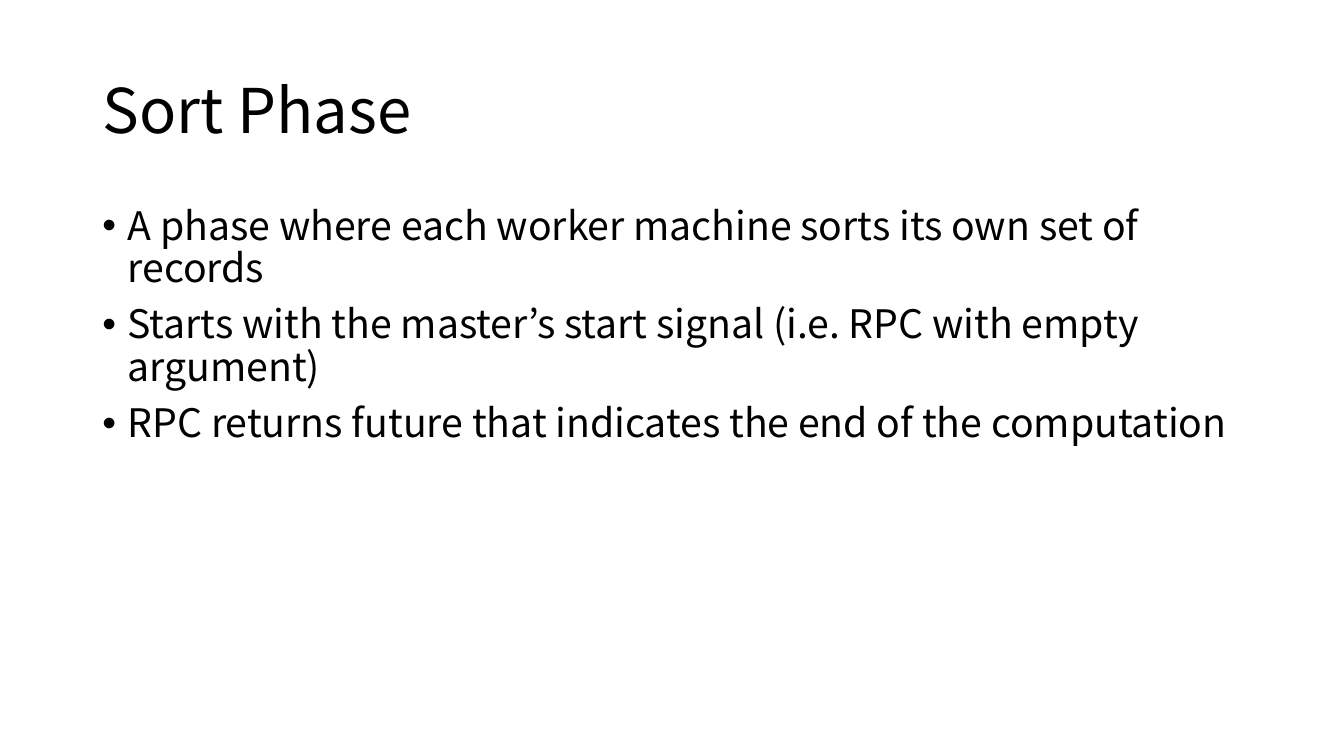
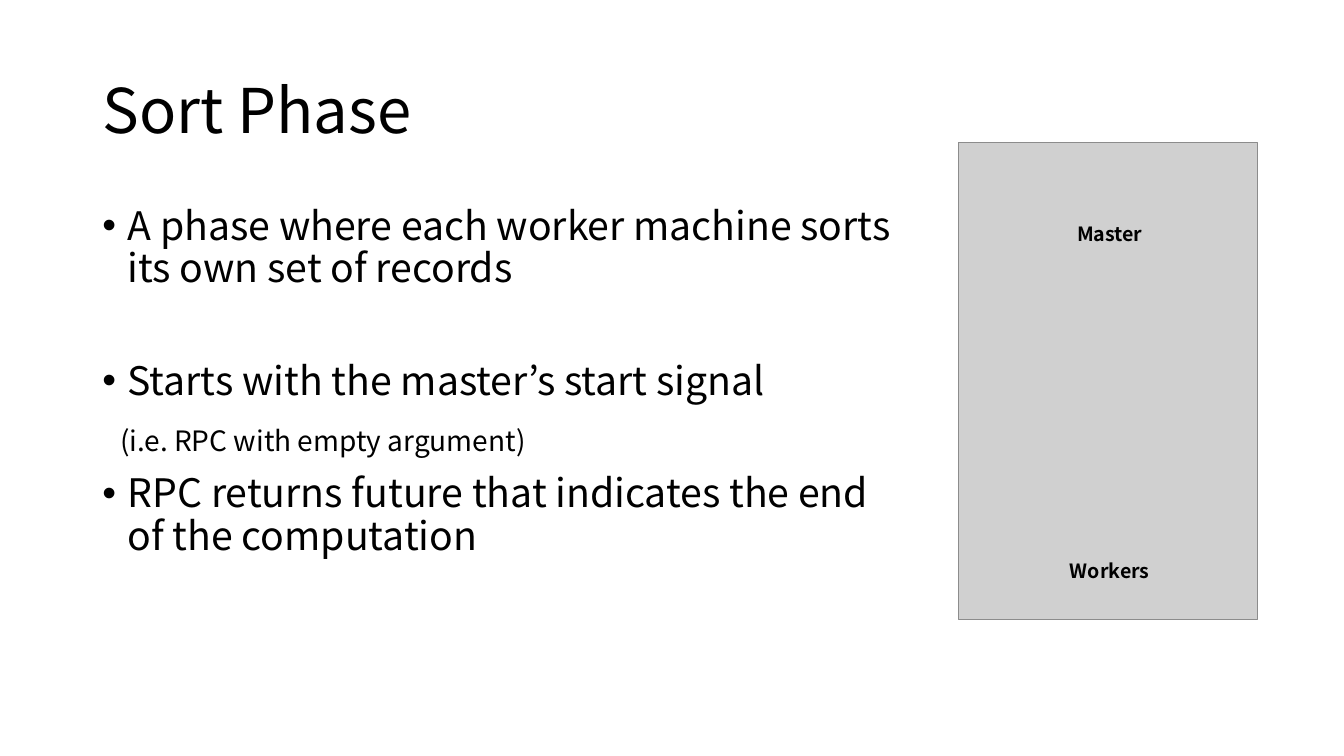
Before and after one commit to kimdoyoung0319/332project, a slide deck: slide 5 of progress.pptx. Drawn at 1344x756 pixels with LibreOffice and Linux fonts; fonts in the diff are those of the drawing; grey boxes stand for pictures. Boxes give left, top, right and bottom in pixels: in the first picture for what was removed or moved away, otherwise in the second. Text is boxed around its words. In the diff, an @@ line names an element or a change of style, - is before the commit and + after.

Commit message:
Chore: Add image

```diff
--- a/progress.pptx
+++ b/progress.pptx
@@ picture added at [959, 143, 1257, 619] @@
@@ text added at [1077, 226, 1142, 242], 14 pt, text #000000, bold @@
+Master
@@ text at [120, 363, 764, 458]: text changed @@
-• Starts with the master’s start signal (i.e. RPC with empty argument)
+• Starts with the master’s start signal
+(i.e. RPC with empty argument)
@@ text added at [1070, 562, 1150, 579], 14 pt, text #000000, bold @@
+Workers
```
Also in this commit, not shown: 1 other slide changed.
